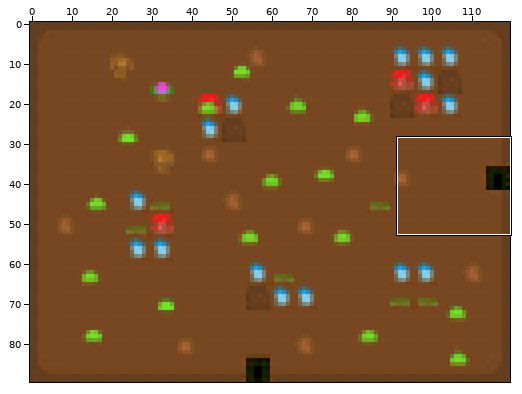
Edited in one commit: sprite sheet (scenes/6.png). The picture above shows the old version from afar; the outline marks the close-up.
Close-up. First the earlier version:
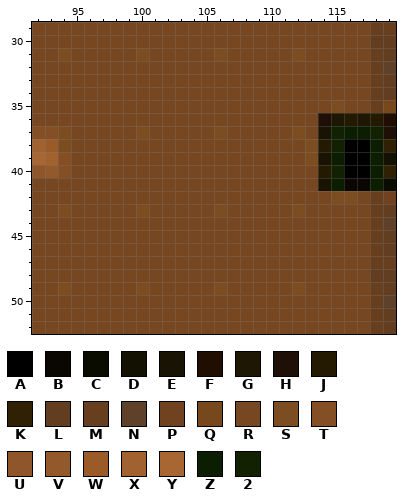
The file is 120x90 pixels. Colours within 5 levels of each other are drawn and written as one. Shown: x 92..119, y 29..52. The commit also changed other parts of the picture, which this record leaves out.
Palette (. is transparent): A #000000  B #0a0602  C #0b0c00  D #121102  E #181302  F #200f00  G #1e1703  H #1e1006  J #241a02  K #312104  L #623d20  M #683f1e  N #5f4028  P #70421f  Q #76481c  R #774722  S #7c4d21  T #844f25  U #8e562a  V #94592a  W #9a5b28  X #a26230  Y #a86632  Z #0b1e01  2 #112101
Pixels before, first column x 92:
29 RRRRRRRRRRRRRRRRRRRRRRRRRRMM
30 RRRRRRRRRRRRRRRRRRRRRRRRRRLL
31 RRSRRRRRSRRRRRSRRRRRSRRRRRML
32 RRRRRRRRRRRRRRRRRRRRRRRRRRMN
33 RRRRRRRRRRRRRRRRRRRRRRRRRRML
34 RRRRRRRRRRRRRRRRRRRRRRRRRRML
35 RRRRRRRRRRRRRRRRRRRRRRRSRRMQ
36 RRRRRRRRRRRRRRRRRRRRRRHGJGJF
37 TTSRRRRRSRRRRRSRRRRRSRE2ZZ2H
38 XWSRRRRRRRRRRRRRRRRRRSJ2AAZK
39 YXTRRRRRRRRRRRRRRRRRRSEZAAZD
40 UVTRRRRRRRRRRRRRRRRRRRJ2AAZK
41 RRRRRRRRRRRRRRRRRRRRRREZBBZC
42 RRRRRRRRRRRRRRRRRRRRRRRSSRMP
43 RRSRRRRRSRRRRRSRRRRRSRRRRRML
44 RRRRRRRRRRRRRRRRRRRRRRRRRRMN
45 RRRRRRRRRRRRRRRRRRRRRRRRRRML
46 RRRRRRRRRRRRRRRRRRRRRRRRRRML
47 RRRRRRRRRRRRRRRRRRRRRRRRRRMM
48 RRRRRRRRRRRRRRRRRRRRRRRRRRLL
49 RRSRRRRRSRRRRRSRRRRRSRRRRRML
50 RRRRRRRRRRRRRRRRRRRRRRRRRRMN
51 RRRRRRRRRRRRRRRRRRRRRRRRRRML
52 RRRRRRRRRRRRRRRRRRRRRRRRRRML
Once edited:
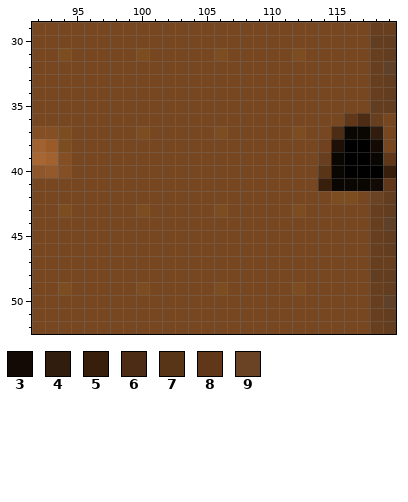
Colours new in this view: 3 #130a05  4 #301d0e  5 #381f0c  6 #4c2c14  7 #593518  8 #603819  9 #6a4324
Diff:
Colour Z becomes colour 3 in row 38 at x 118; in row 41 at x 118.
Colour 2 becomes colour 4 in row 37 at x 118.
Colour E becomes colour 5 in row 41 at x 114.
Colour K becomes colour 5 in row 40 at x 119.
Colour 2 becomes colour 6 in row 37 at x 115.
Colour G becomes colour 6 in row 36 at x 117.
Colour J becomes colour 7 in row 40 at x 114.
Colour C becomes colour 8 in row 41 at x 119.
Colour D becomes colour 8 in row 39 at x 119.
Colour J becomes colour 8 in row 36 at x 116.
Colour M becomes colour 9 in row 42 at x 118.
Colour Z becomes colour A in row 40 at x 118.
Colour 2 becomes colour B in row 40 at x 115.
Colour Z becomes colour B in row 37 at x 116 to 117; in row 39 at x 115 and 118; in row 41 at x 115.
Colour 2 becomes colour H in row 38 at x 115.
Colour M becomes colour L in row 35 at x 118.
Colour P becomes colour L in row 42 at x 119.
Colour Q becomes colour L in row 35 at x 119.
Colour E becomes colour M in row 39 at x 114.
Colour J becomes colour M in row 36 at x 118.
Colour J becomes colour P in row 38 at x 114.
Colour E becomes colour R in row 37 at x 114.
Colour F becomes colour R in row 36 at x 119.
Colour G becomes colour R in row 36 at x 115.
Colour H becomes colour R in row 36 at x 114; in row 37 at x 119.
Colour K becomes colour R in row 38 at x 119.
Colour S becomes colour R in row 35 at x 115; in rows 38 to 39 at x 113.
Where, in picture pixels (left, top, right, bottom), the same in both close-ups:
changed: (305, 100, 396, 204)
